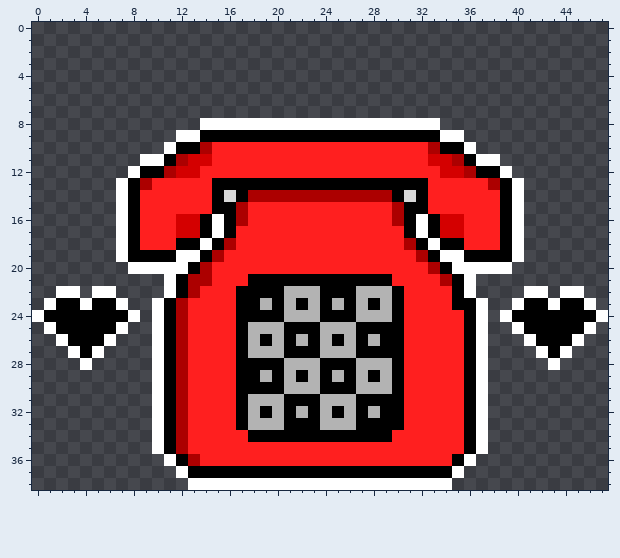
Pixel-art sprite, stored at image/phone.png. The first picture shows the starting point.
The file is 48x39 pixels.
New version:
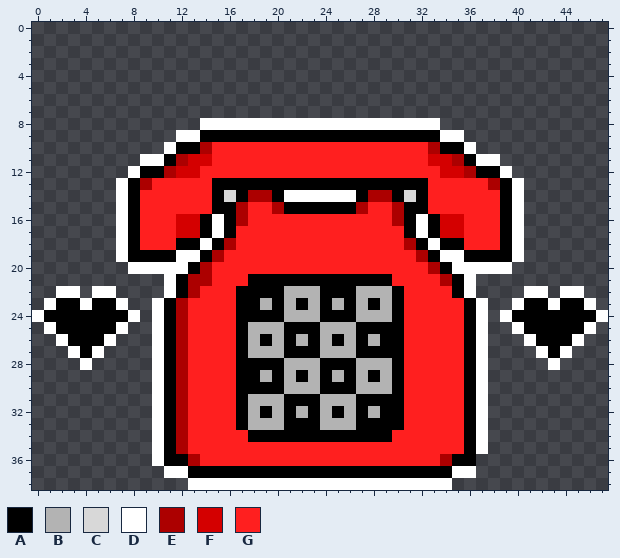
Palette (. is transparent): A #000000  B #b3b3b3  C #d8d8d8  D #ffffff  E #ac0000  F #d40000  G #ff1f1f
Change:
@@ x 18..29 @@
 13 AAAAAAAAAAAA
-14 EEEEEEEEEEEE
-15 GGGGGGGGGGGG
+14 EEADDDDDDAEE
+15 GGEAAAAAAEGG
 16 GGGGGGGGGGGG
@@ x 33..37 @@
 22 GGAD.
-23 GGAAD
+23 GGGAD
 24 GGGAD
@@ x 8..38 @@
 35 ..DAEGGGGGGGGGGGGGGGGGGGGGGGAD.
-36 ...DAEGGGGGGGGGGGGGGGGGGGGGAD..
-37 ....DAAAAAAAAAAAAAAAAAAAAAAD...
+36 ..DAAEGGGGGGGGGGGGGGGGGGGGEAA..
+37 ...DDAAAAAAAAAAAAAAAAAAAAAADD..
 38 .....DDDDDDDDDDDDDDDDDDDDDD....
Where, in picture pixels (left, top, right, bottom), the same in both pictures:
changed: (272, 190, 368, 214)
changed: (452, 298, 464, 310)
changed: (152, 454, 176, 478)
changed: (440, 454, 476, 478)
